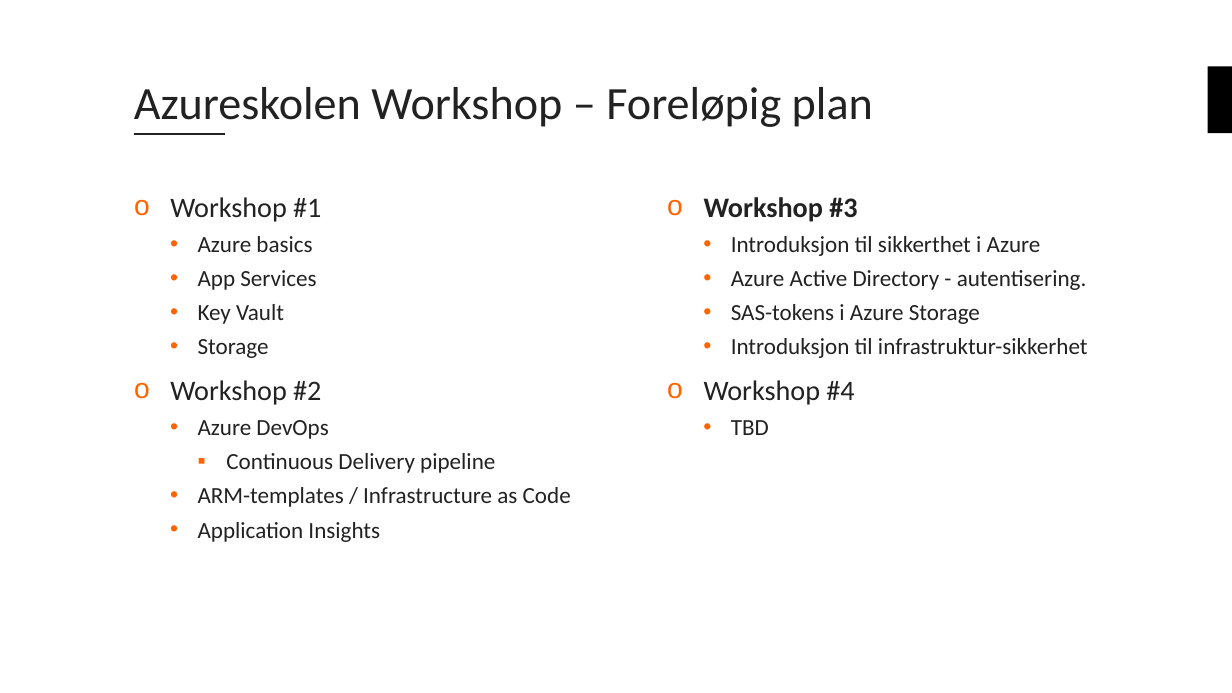
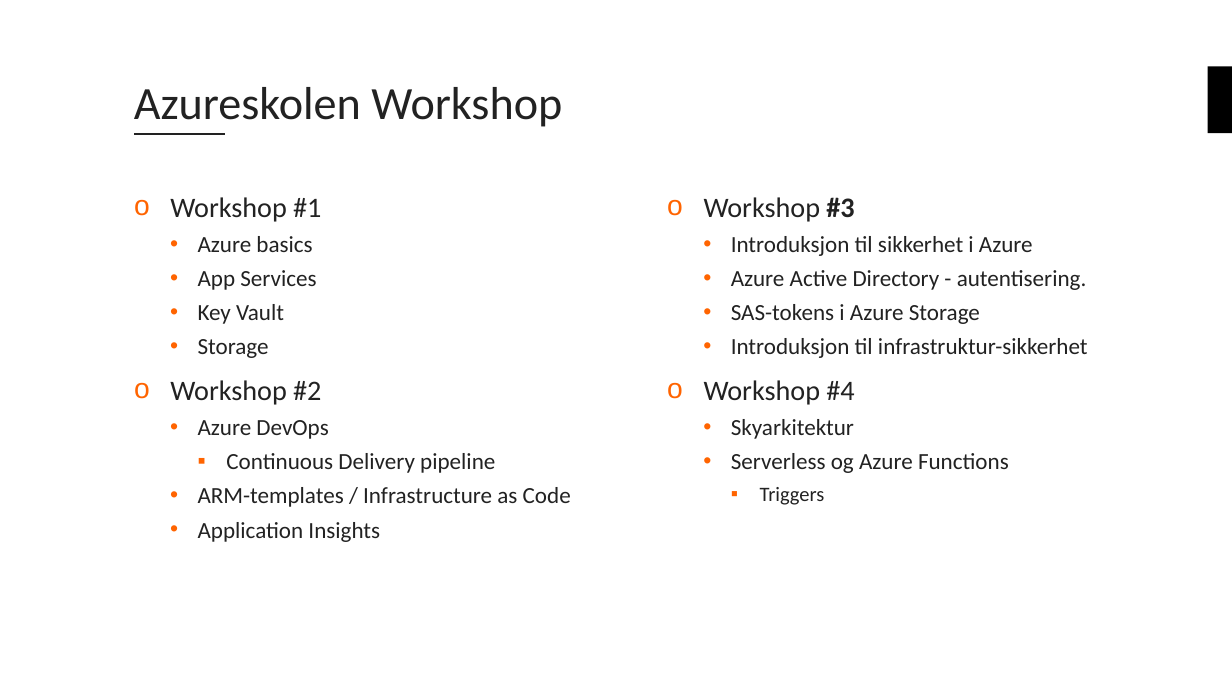
Before and after one commit to bouvet/azure-workshops, a slide deck: slide 3 of Workshop_1/Presentasjon/Azureskolen-Workshop#1.pptx. Drawn at 1232x693 pixels with LibreOffice and Linux fonts; fonts in the diff are those of the drawing; background and template pictures are left out. Boxes give left, top, right and bottom in pixels: in the first picture for what was removed or moved away, otherwise in the second. Text is boxed around its words. In the diff, an @@ line names an element or a change of style, - is before the commit and + after.

```diff
--- a/Workshop_1/Presentasjon/Azureskolen-Workshop#1.pptx
+++ b/Workshop_1/Presentasjon/Azureskolen-Workshop#1.pptx
@@ title at box(134, 87, 562, 127): text changed @@
-Azureskolen Workshop – Foreløpig plan
+Azureskolen Workshop
@@ text at box(704, 197, 854, 222): bold off in "Workshop" @@
@@ text at box(731, 236, 1033, 256): text changed @@
-  • Introduksjon til sikkerthet i Azure
+  • Introduksjon til sikkerhet i Azure
@@ text at box(731, 419, 1009, 505): text changed @@
-  • TBD
+  • Skyarkitektur
+  • Serverless og Azure Functions
+    ▪ Triggers
```
Also in this commit, not shown: 1 other slide changed, 3 other files.
